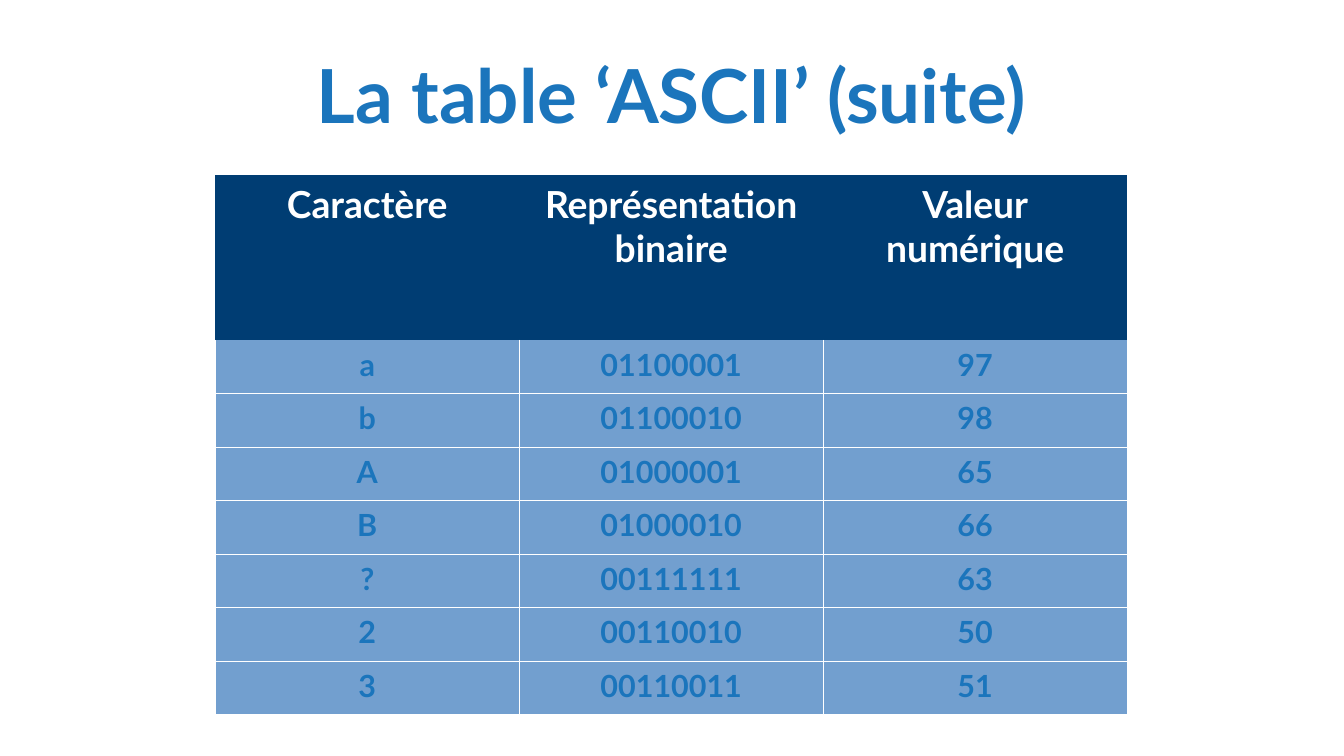
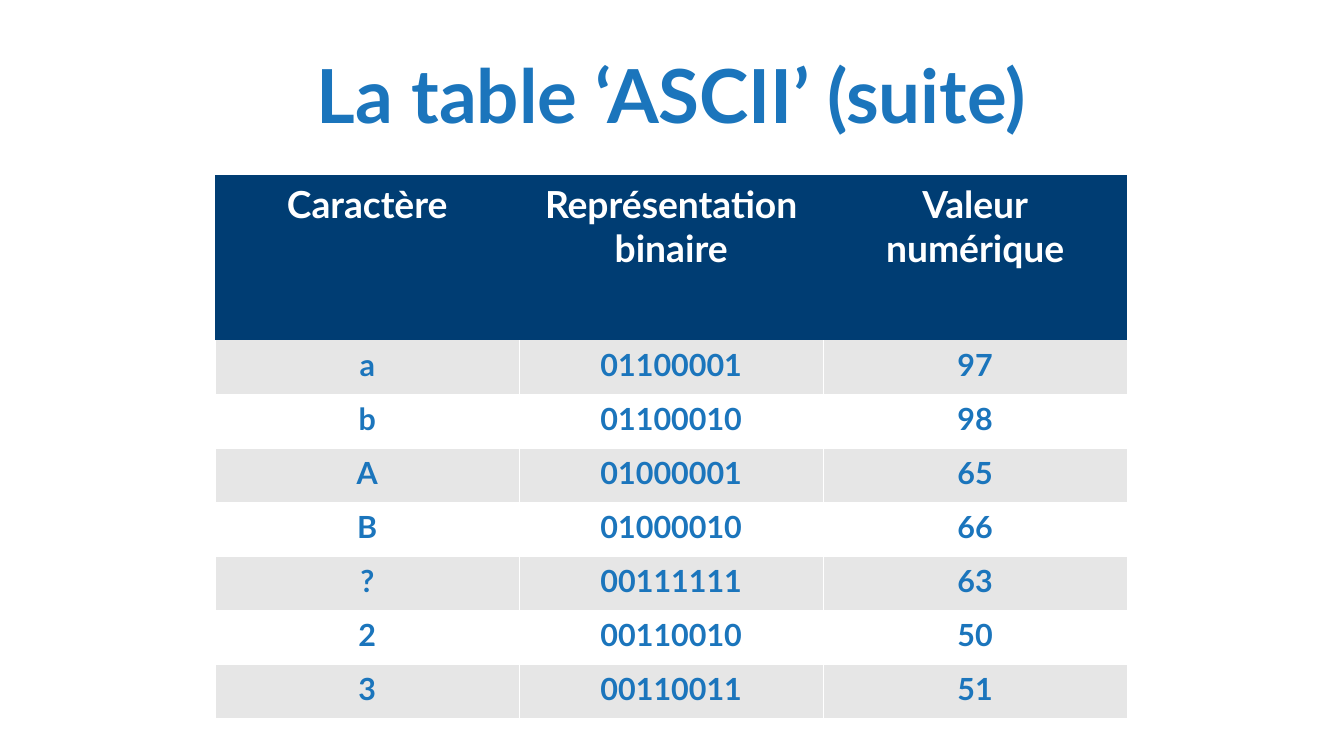
Before and after one commit to CharlyJeffrey/SemaineInformatique-2020, a slide deck: slide 13 of Présentation/RepresentationBinaire.odp. Drawn at 1344x756 pixels with LibreOffice and Linux fonts; fonts in the diff are those of the drawing; background and template pictures are left out. Boxes give left, top, right and bottom in pixels: in the first picture for what was removed or moved away, otherwise in the second. Text is boxed around its words. In the diff, an @@ line names an element or a change of style, - is before the commit and + after.

```diff
--- a/Présentation/RepresentationBinaire.odp
+++ b/Présentation/RepresentationBinaire.odp
@@ table at (216,176,1127,737) @@
@@ fill #729FCF to #E6E6E6 in 12 cells @@
@@ fill #729FCF to #FFFFFF in 9 cells @@
```
Also in this commit, not shown: 1 other slide changed, 4 other files.
